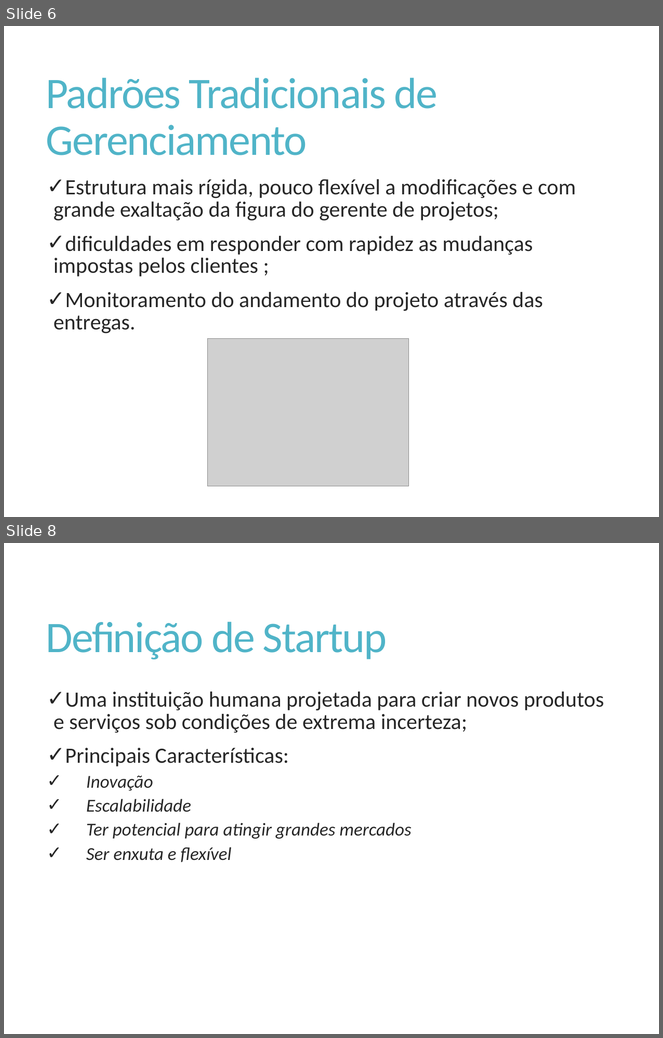
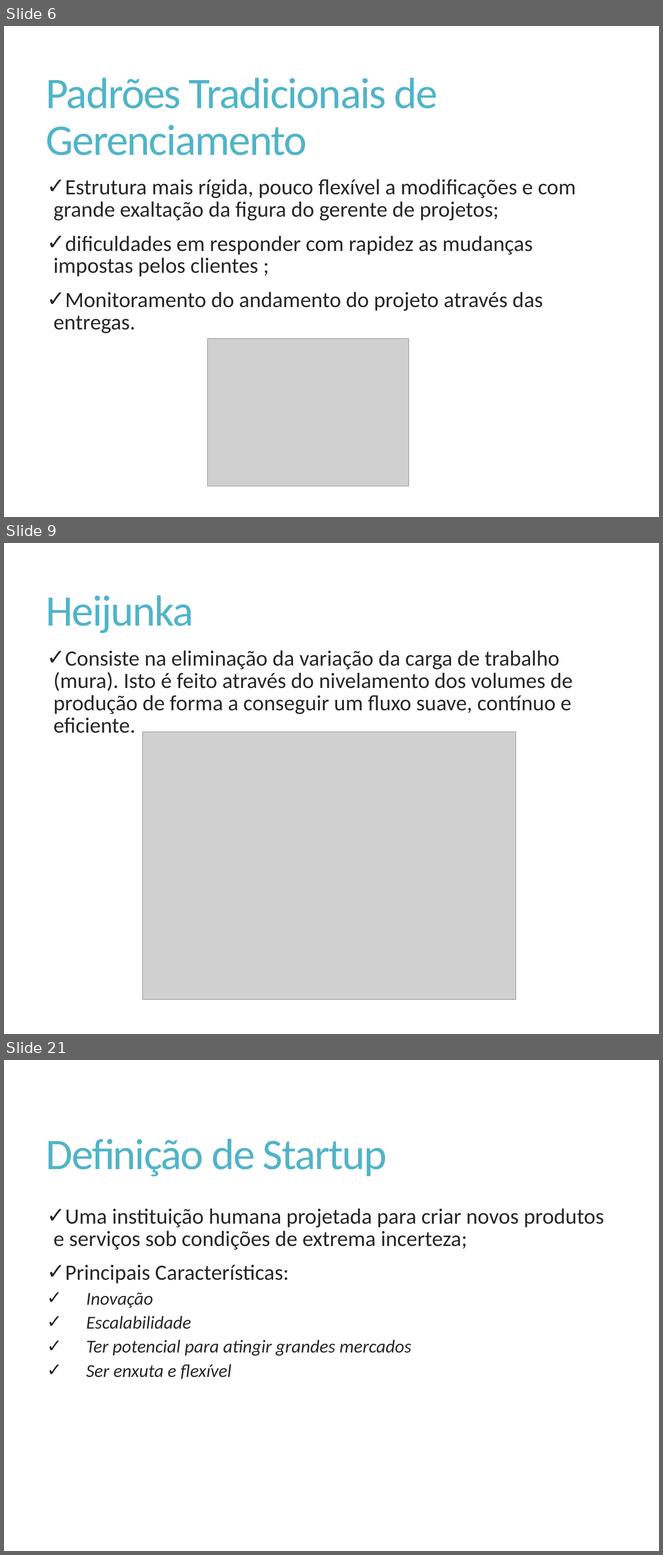
Before and after one commit to Elton-Garbin/TCC-2016, a slide deck: StartIdea/StartIdea.Docs/Apresentacao.pptx. Shown one above the other, each under a label of ours: slides 6 and 8 before the commit, slides 6, 9 and 21 after it; the slides between them are not shown. The pictures are 663x1038 and 663x1555 pixels, drawn with LibreOffice and Linux fonts; fonts in the diff are those of the drawing; grey boxes stand for pictures. Boxes give left, top, right and bottom in pixels: in the first picture for what was removed or moved away, otherwise in the second. Text is boxed around its words. In the diff, an @@ line names an element or a change of style, - is before the commit and + after.

```diff
--- a/StartIdea/StartIdea.Docs/Apresentacao.pptx
+++ b/StartIdea/StartIdea.Docs/Apresentacao.pptx
@@ slide 9 added at [4,543,659,1034], background #FFFFFF @@
@@ title added at [46,595,194,633], 48 pt, text #50B4C8 @@
+Heijunka
@@ text added at [53,651,573,733], 24 pt, text #262626 @@
+✓ Consiste na eliminação da variação da carga de trabalho (mura). Isto é feito através do nivelamento dos volumes de produção de forma a conseguir um fluxo suave, contínuo e eficiente.
@@ picture added at [142,732,516,1000] @@
@@ what was slide 8 is now slide 21 @@
```
Also in this commit, not shown: 2 slides changed, 12 other slides added.
